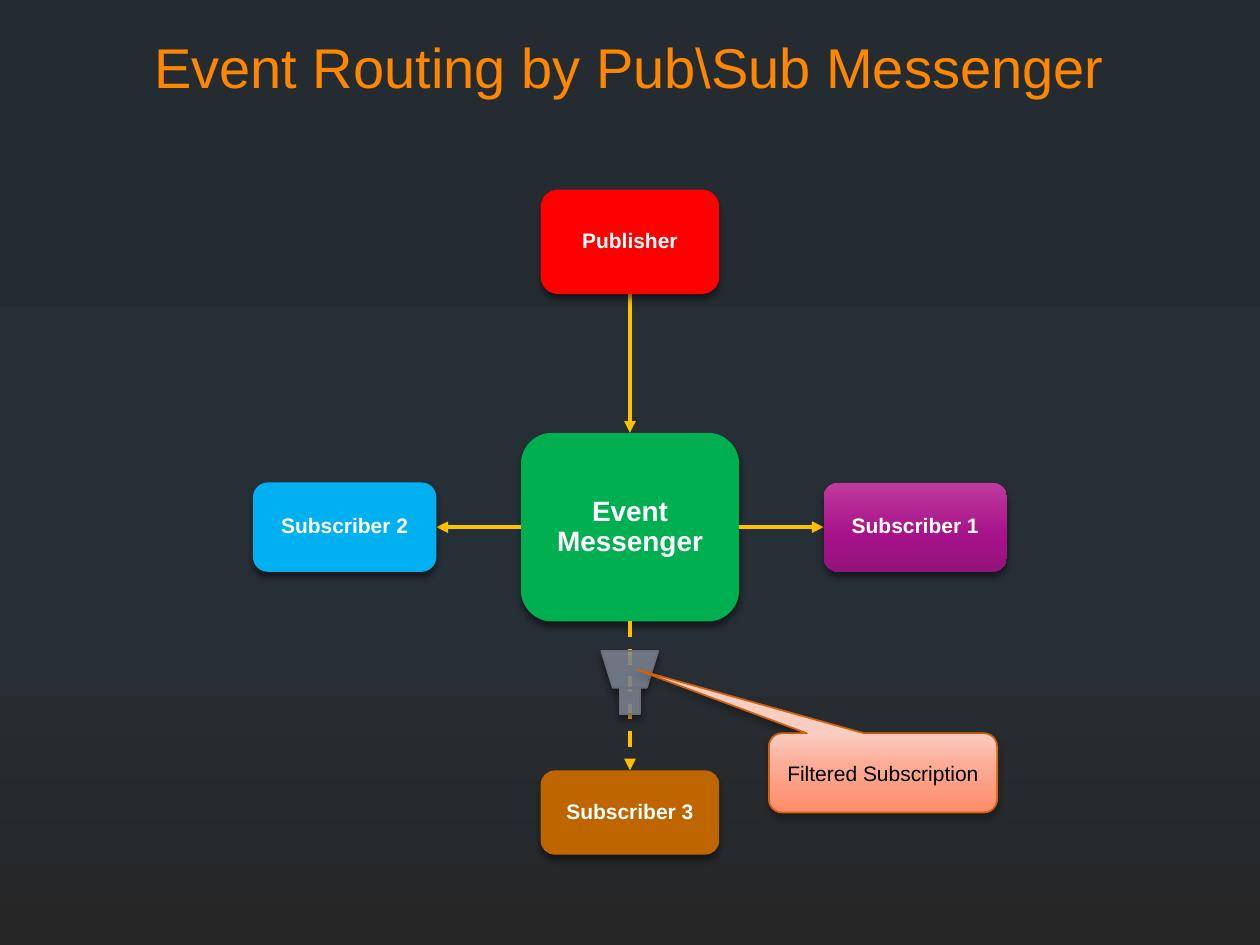
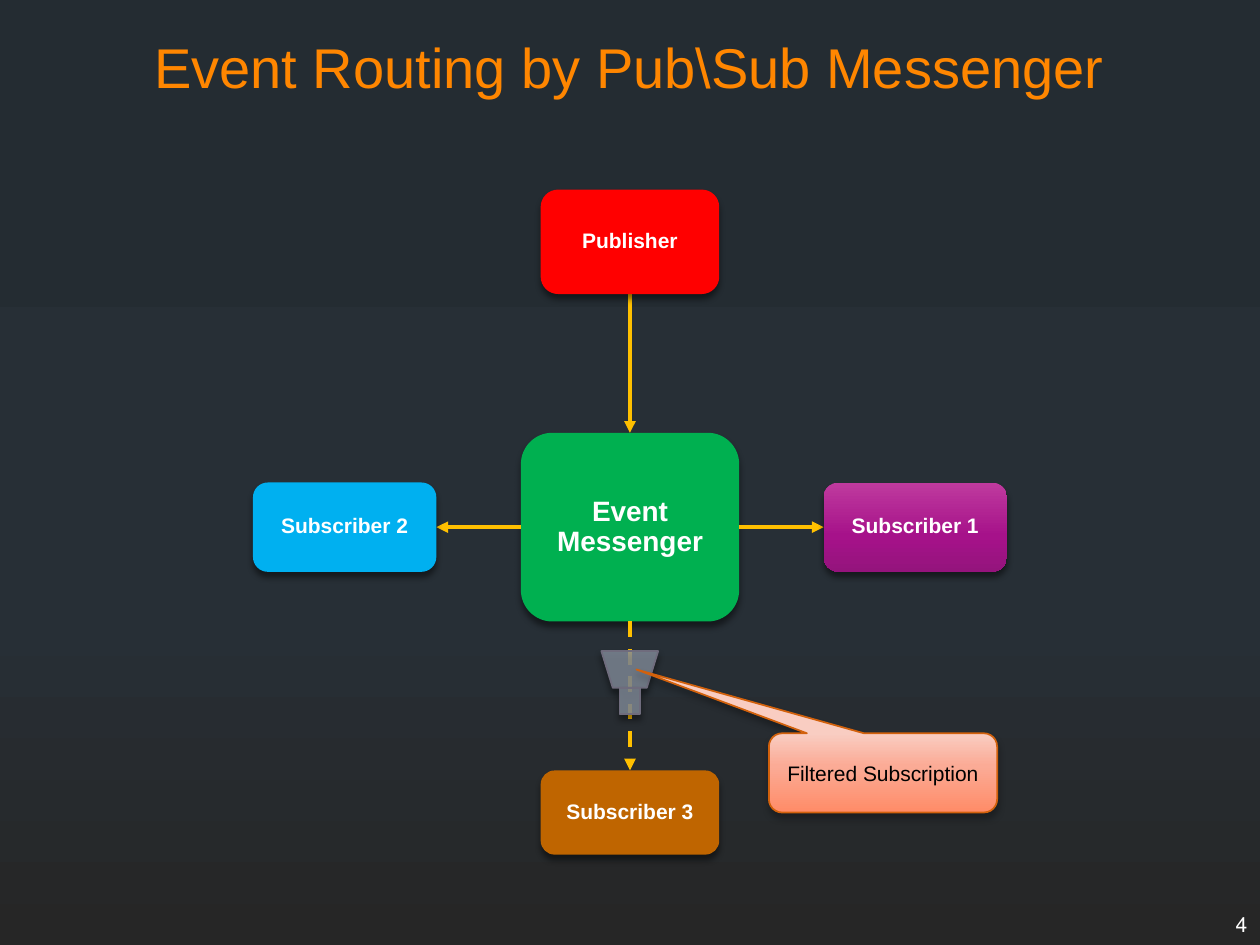
Before and after one commit to supermax/pubsub, a slide deck: slide 4 of docs/PubSub Messenger.pptx (slide 3 before the commit). Drawn at 1260x945 pixels with LibreOffice and Linux fonts; fonts in the diff are those of the drawing. Boxes give left, top, right and bottom in pixels: in the first picture for what was removed or moved away, otherwise in the second. Text is boxed around its words. In the diff, an @@ line names an element or a change of style, - is before the commit and + after.

```diff
--- a/docs/PubSub Messenger.pptx
+++ b/docs/PubSub Messenger.pptx
@@ page number added at (x1=1236, y1=917, x2=1248, y2=932), 12 pt, text #FFFFFF @@
+4
```
Also in this commit, not shown: 8 other slides changed, 7 slides added, 46 other files.
